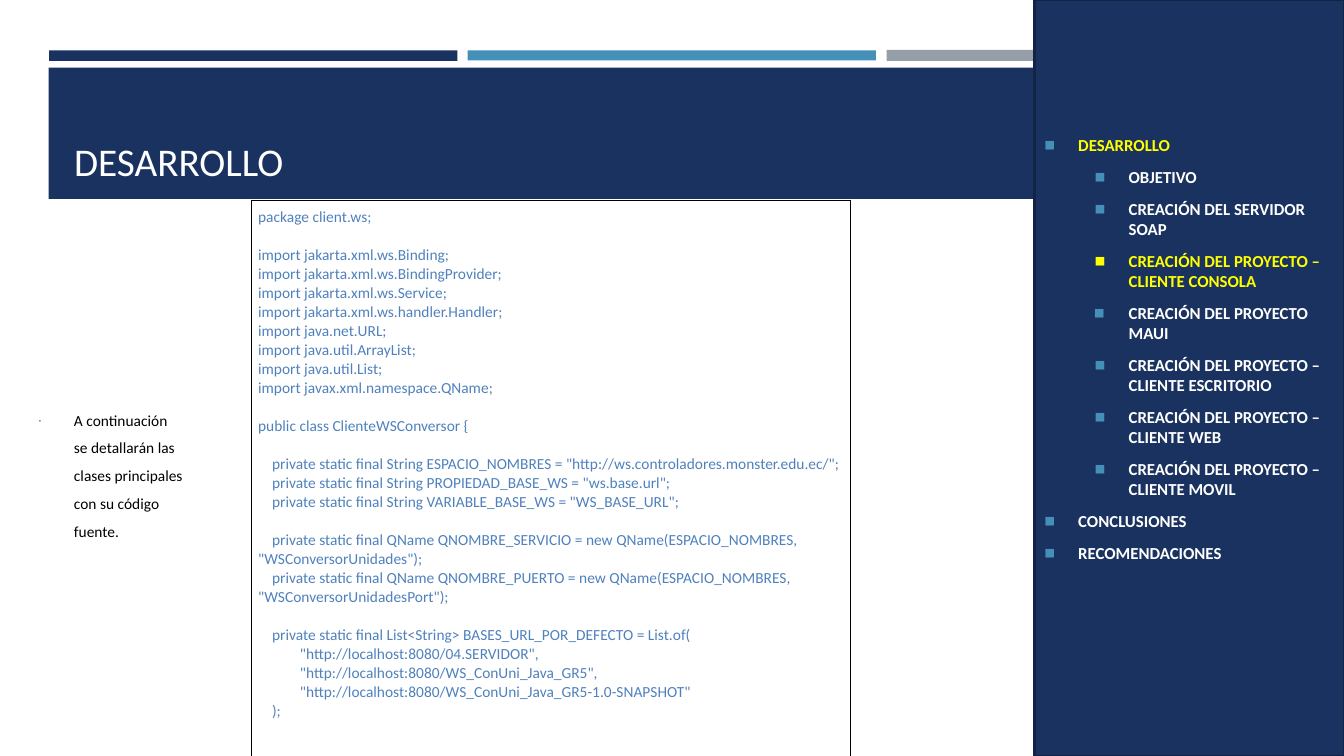
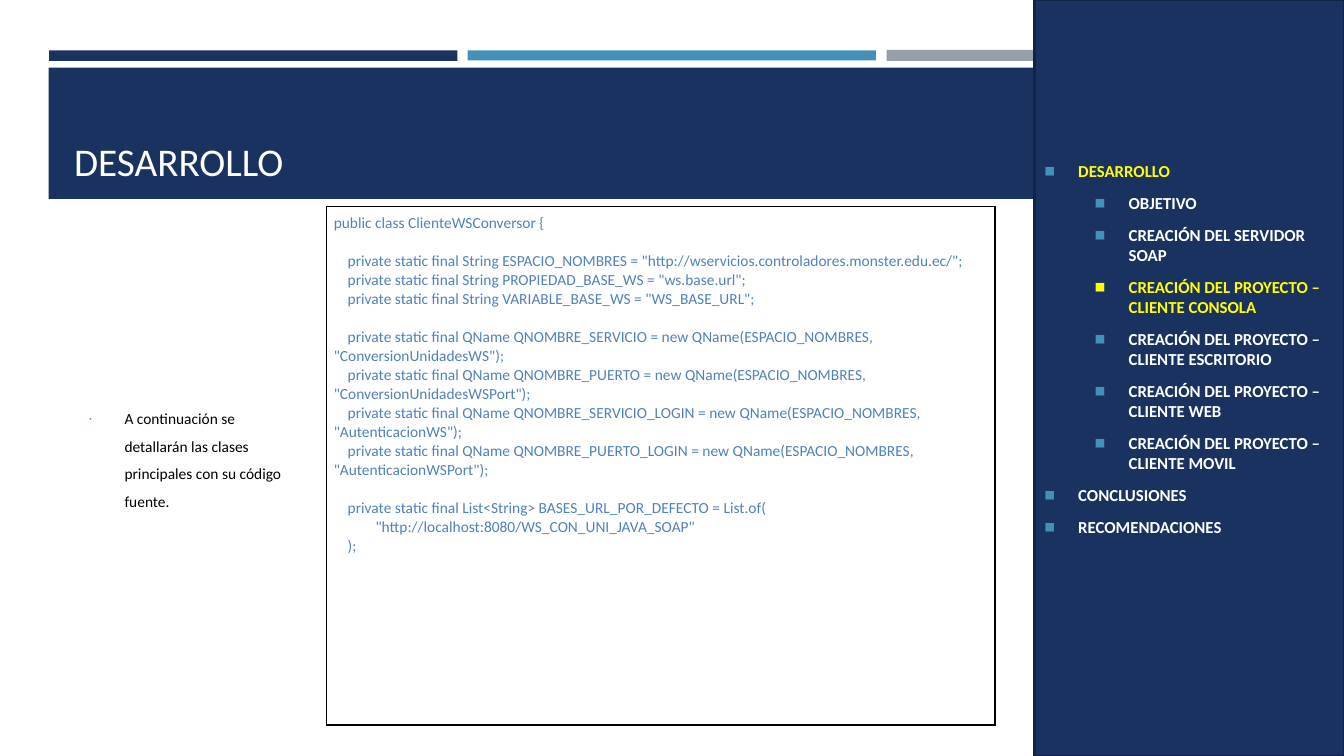
Before and after one commit to Teo344/Arquitectura_GRUPO03, a slide deck: slide 25 of TI.1.1. PAO202651_SOAP_JAVA_SINBDD_NRC36884_GR03/05. DOCUMENTACION/PRESENTACION TI.1.1. SOAP sin BDD en JAVA GR03.pptx (slide 30 before the commit). Drawn at 1344x756 pixels with LibreOffice and Linux fonts; fonts in the diff are those of the drawing. Boxes give left, top, right and bottom in pixels: in the first picture for what was removed or moved away, otherwise in the second. Text is boxed around its words. In the diff, an @@ line names an element or a change of style, - is before the commit and + after.

Commit message:
Actualiza documentación TI1.1 SOAP Java

```diff
--- a/TI.1.1. PAO202651_SOAP_JAVA_SINBDD_NRC36884_GR03/05. DOCUMENTACION/PRESENTACION TI.1.1. SOAP sin BDD en JAVA GR03.pptx
+++ b/TI.1.1. PAO202651_SOAP_JAVA_SINBDD_NRC36884_GR03/05. DOCUMENTACION/PRESENTACION TI.1.1. SOAP sin BDD en JAVA GR03.pptx
@@ text "A continuación se detallarán las ..." rewrapped from (x1=74, y1=415, x2=183, y2=537) to (x1=125, y1=413, x2=281, y2=507) @@
@@ table at (x1=327, y1=207, x2=995, y2=725) @@
@@ row 1, column 1: "package client.ws; / import jakarta.xml.ws.Binding; / import jakarta.xml.ws.BindingProvider; / import jakarta.xml.ws.Service; / import jakarta.xml.ws.handler.Handler; / import java.net.URL; / import java.util.ArrayList; / import java.util.List; / import javax.xml.namespace.QName; / public class ClienteWSConversor { / private static final String ESPACIO_NOMBRES = "http://ws.controladores.monster.edu.ec/"; / private static final String PROPIEDAD_BASE_WS = "ws.base.url"; / private static final String VARIABLE_BASE_WS = "WS_BASE_URL"; / private static final QName QNOMBRE_SERVICIO = new QName(ESPACIO_NOMBRES, "WSConversorUnidades"); / private static final QName QNOMBRE_PUERTO = new QName(ESPACIO_NOMBRES, "WSConversorUnidadesPort"); / private static final List<String> BASES_URL_POR_DEFECTO = List.of( / "http://localhost:8080/04.SERVIDOR", / "http://localhost:8080/WS_ConUni_Java_GR5", / "http://localhost:8080/WS_ConUni_Java_GR5-1.0-SNAPSHOT" / );" to "public class ClienteWSConversor { / private static final String ESPACIO_NOMBRES = "http://wservicios.controladores.monster.edu.ec/"; / private static final String PROPIEDAD_BASE_WS = "ws.base.url"; / private static final String VARIABLE_BASE_WS = "WS_BASE_URL"; / private static final QName QNOMBRE_SERVICIO = new QName(ESPACIO_NOMBRES, "ConversionUnidadesWS"); / private static final QName QNOMBRE_PUERTO = new QName(ESPACIO_NOMBRES, "ConversionUnidadesWSPort"); / private static final QName QNOMBRE_SERVICIO_LOGIN = new QName(ESPACIO_NOMBRES, "AutenticacionWS"); / private static final QName QNOMBRE_PUERTO_LOGIN = new QName(ESPACIO_NOMBRES, "AutenticacionWSPort"); / private static final List<String> BASES_URL_POR_DEFECTO = List.of( / "http://localhost:8080/WS_CON_UNI_JAVA_SOAP" / );" @@
@@ table resized from (x1=251, y1=201, x2=851, y2=704) to (x1=327, y1=207, x2=995, y2=725) @@
@@ text in rectangle at (x1=1129, y1=305, x2=1308, y2=339): paragraph removed @@
-  ◼ CREACIÓN DEL PROYECTO MAUI
```
Also in this commit, not shown: 44 other slides changed, 4 slides added, 28 slides removed, 2 other files.
